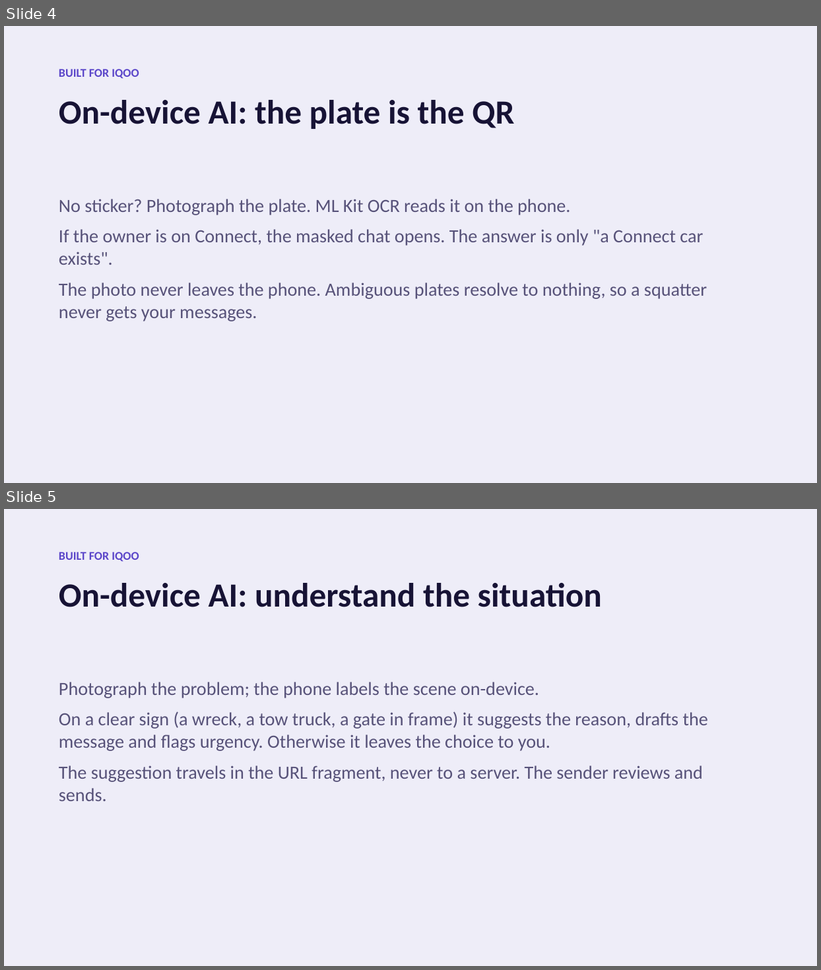
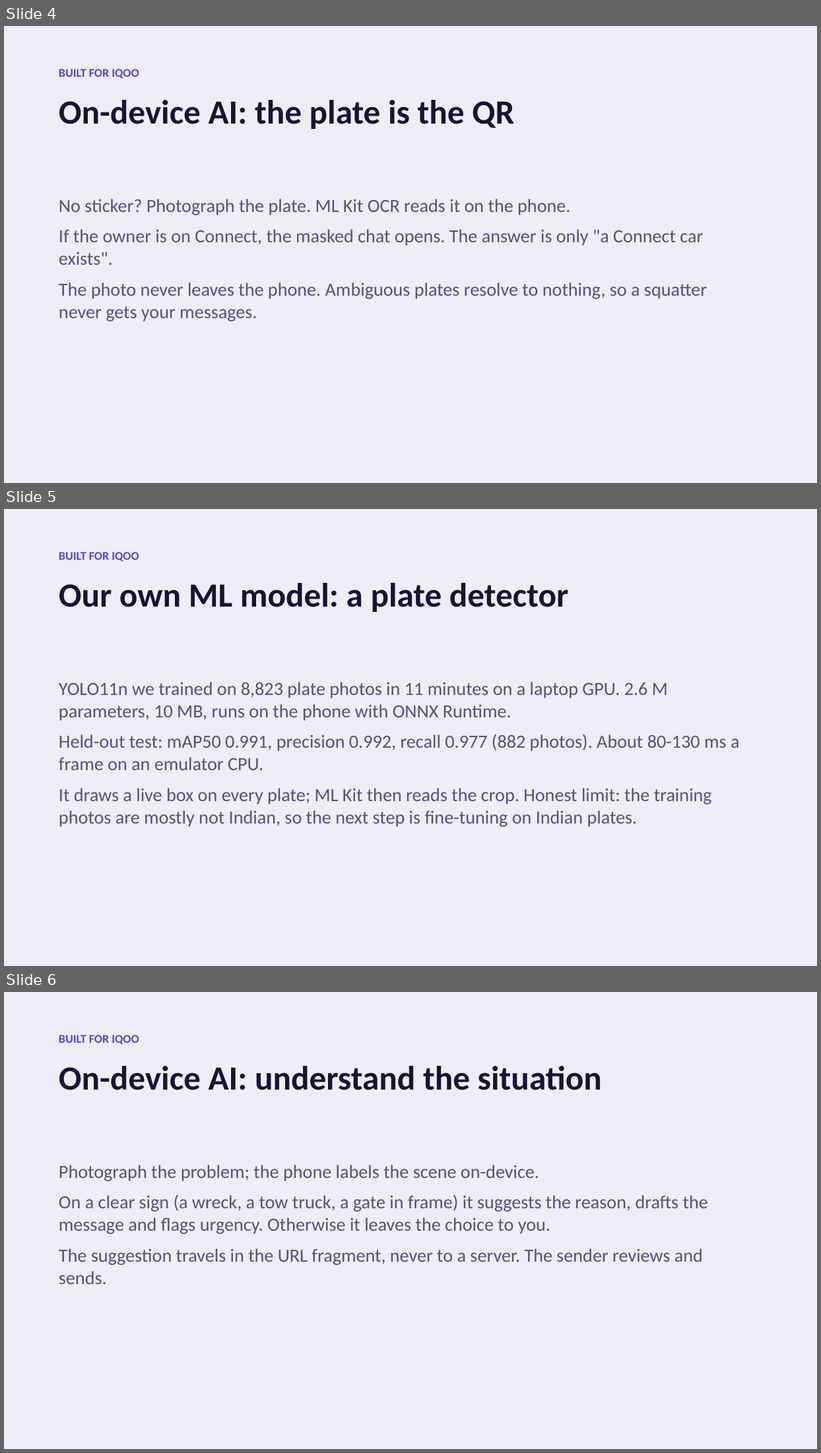
Before and after one commit to nikhilcherry/connect, a slide deck: docs/connect-iqoo-deck.pptx. Shown one above the other, each under a label of ours: slides 4 and 5 before the commit, slides 4, 5 and 6 after it. The pictures are 821x970 and 821x1453 pixels, drawn with LibreOffice and Linux fonts; fonts in the diff are those of the drawing. Boxes give left, top, right and bottom in pixels: in the first picture for what was removed or moved away, otherwise in the second. Text is boxed around its words. In the diff, an @@ line names an element or a change of style, - is before the commit and + after.

Commit message:
Deck: slide for our own ML model

```diff
--- a/docs/connect-iqoo-deck.pptx
+++ b/docs/connect-iqoo-deck.pptx
@@ slide 5 added at [4, 509, 817, 966], background #FFFFFF @@
@@ rectangle added at [4, 509, 817, 966], fill #EEEDF8 @@
@@ text added at [59, 552, 139, 562], 14 pt, text #5A45C9, bold @@
+BUILT FOR IQOO
@@ text added at [59, 583, 568, 612], 40 pt, text #171335, bold @@
+Our own ML model: a plate detector
@@ text added at [59, 682, 740, 827], 22 pt, text #575279 @@
+YOLO11n we trained on 8,823 plate photos in 11 minutes on a laptop GPU. 2.6 M parameters, 10 MB, runs on the phone with ONNX Runtime.
+Held-out test: mAP50 0.991, precision 0.992, recall 0.977 (882 photos). About 80-130 ms a frame on an emulator CPU.
+It draws a live box on every plate; ML Kit then reads the crop. Honest limit: the training photos are mostly not Indian, so the next step is fine-tuning on Indian plates.
@@ what was slide 5 is now slide 6 @@
```
